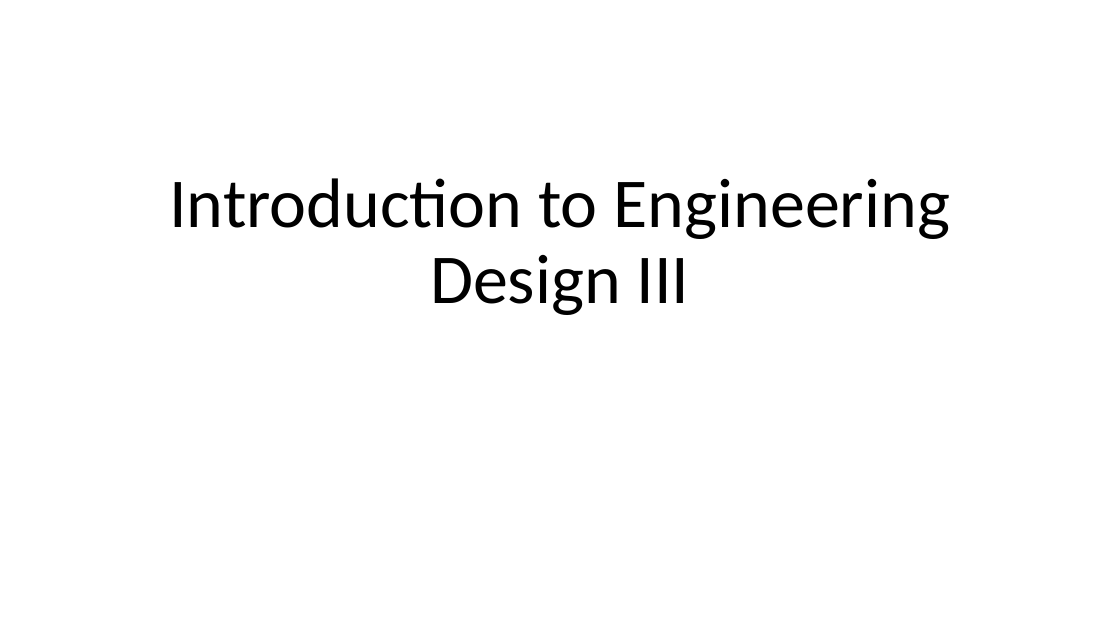
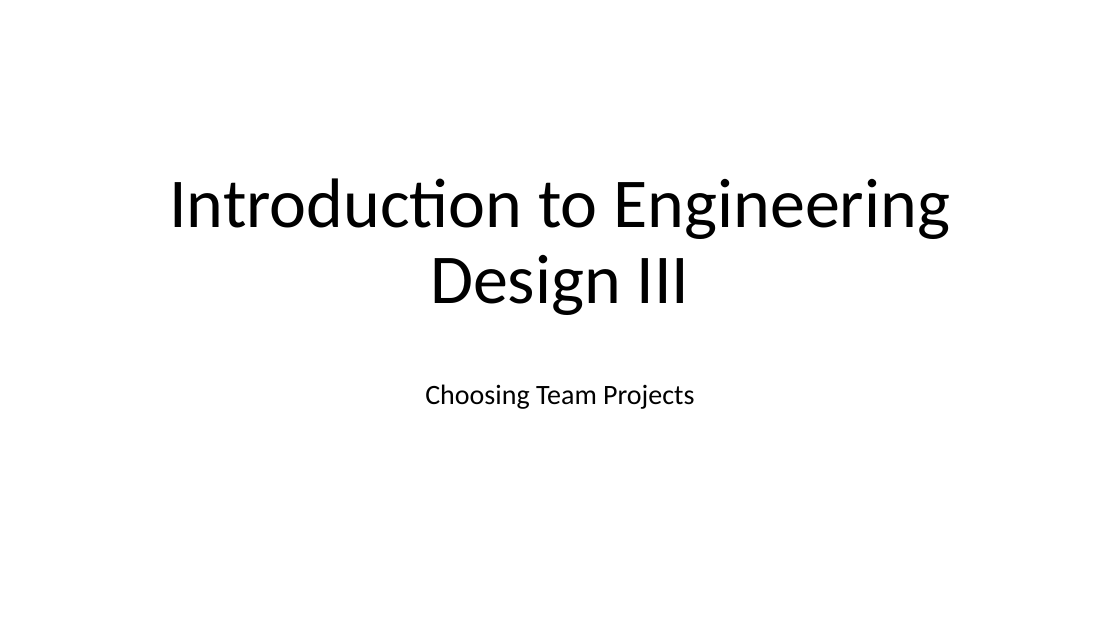
Before and after one commit to jlwgong/hangman, a slide deck: slide 1 of presentations/archive/Engineering III.pptx. Drawn at 1120x630 pixels with LibreOffice and Linux fonts; fonts in the diff are those of the drawing. Boxes give left, top, right and bottom in pixels: in the first picture for what was removed or moved away, otherwise in the second. Text is boxed around its words. In the diff, an @@ line names an element or a change of style, - is before the commit and + after.

```diff
--- a/presentations/archive/Engineering III.pptx
+++ b/presentations/archive/Engineering III.pptx
@@ subtitle added at box(425, 384, 694, 409), 24 pt, text #000000 @@
+Choosing Team Projects
```
Also in this commit, not shown: 2 other slides changed, 10 slides added, 1 slide removed, 9 other files.
